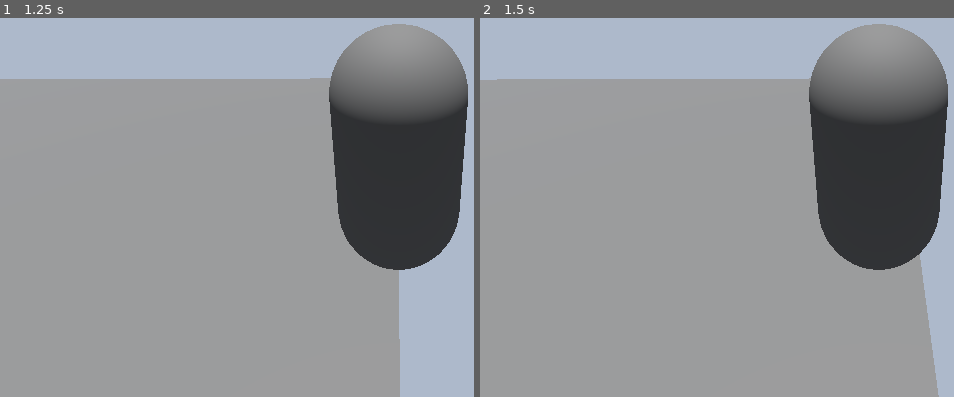
Above: before the commit, frames 1-2 (left to right).
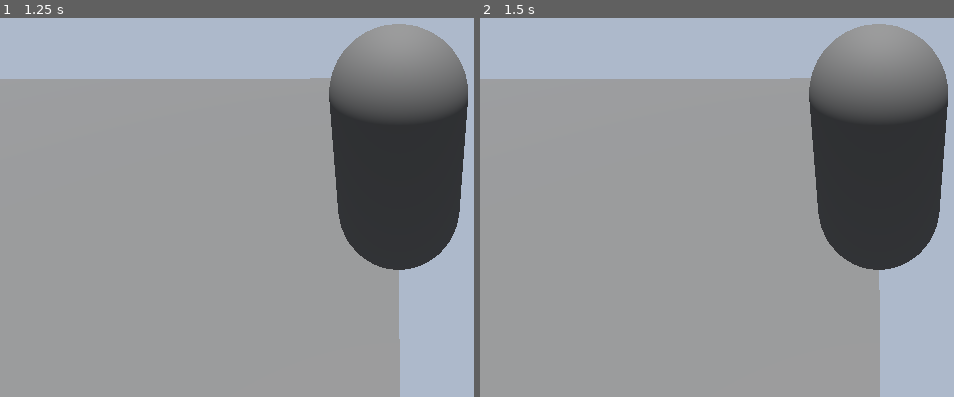
Above: after the commit, the same moments.

Repository: funhouse-ghoul/ChopShop
Game: Godot game, scene res://Scenes/1dMove.tscn
Same seed, same stepped clock (60 frames per second), same inputs: the game is played once before the commit and once after it. The project has no main scene, so this scene is started directly.
Inputs:
- Up to frame 1 (1.25 s): tap Enter at 0.5 s; hold Right (io+x) from 0.53 s (still down); tap Left (io-x) at 0.8 s
- Up to frame 2 (1.5 s): tap Space at 1.25 s; release Right (io+x) at 1.28 s; tap Left (io-x) at 1.35 s

Frame 1 is identical in both runs. In frame 2, 3.7% of the frame differs, in the area x 0-97%, y 15-100%.

Commit message:
finished 2d basic rotation

Diff:
--- a/Scenes/1dMove.tscn
+++ b/Scenes/1dMove.tscn
@@ -1,7 +1,7 @@
 [gd_scene format=3 uid="uid://v8yewte0cw5"]
 
 [ext_resource type="Environment" uid="uid://b4qygowk1fcof" path="res://Environments/BasicEnv.tres" id="1_pwn5b"]
-[ext_resource type="Script" uid="uid://c1glg4feps1eb" path="res://Scripts/player_path_follow.gd" id="2_5cvax"]
+[ext_resource type="Script" uid="uid://c1glg4feps1eb" path="res://Scripts/1d_player_mov.gd" id="2_5cvax"]
 
 [sub_resource type="PlaneMesh" id="PlaneMesh_kgtat"]
 size = Vector2(10, 10)
--- a/Scenes/2dMove.tscn
+++ b/Scenes/2dMove.tscn
@@ -1,6 +1,7 @@
 [gd_scene format=3 uid="uid://d14t6ngwavtp5"]
 
 [ext_resource type="Environment" uid="uid://b4qygowk1fcof" path="res://Environments/BasicEnv.tres" id="1_f04nv"]
+[ext_resource type="Script" uid="uid://dgpmbcntp0hpt" path="res://Scripts/2d_player_mov.gd" id="1_vqktc"]
 
 [sub_resource type="CapsuleMesh" id="CapsuleMesh_kgtat"]
 
@@ -12,12 +13,13 @@
 
 [node name="World" type="Node3D" unique_id=1415019361]
 
-[node name="Playercam" type="Camera3D" parent="." unique_id=215360606]
-transform = Transform3D(-4.0065174e-08, 0.39984143, -0.9165843, 1.7477626e-08, 0.9165843, 0.39984143, 1, -1.7763568e-15, -4.3711392e-08, -1.2724847, 2.9204473, 0.025782585)
-
 [node name="LightDummy" type="MeshInstance3D" parent="." unique_id=1297722043]
 transform = Transform3D(1, 0, 0, 0, 1, 0, 0, 0, 1, 0, 1.3013675, 0)
 mesh = SubResource("CapsuleMesh_kgtat")
+script = ExtResource("1_vqktc")
+
+[node name="Playercam" type="Camera3D" parent="LightDummy" unique_id=215360606]
+transform = Transform3D(-4.0065174e-08, 0.39984143, -0.9165843, 1.7477626e-08, 0.9165843, 0.39984143, 1, -1.7763568e-15, -4.3711392e-08, -2.1280668, 1.658468, 0.025782585)
 
 [node name="Environment" type="Node3D" parent="." unique_id=1587728660]
 
--- a/Scripts/player_path_follow.gd
+++ b/Scripts/1d_player_mov.gd
@@ -9,7 +9,7 @@
 # Called every frame. 'delta' is the elapsed time since the previous frame.
 func _process(delta: float) -> void:
 	if Input.is_action_pressed("io+x"):
-		progress+=prog_spd
+		progress+=prog_spd*delta
 	elif Input.is_action_pressed("io-x"):
-		progress-=prog_spd
+		progress-=prog_spd*delta
 	pass
--- /dev/null
+++ b/Scripts/2d_player_mov.gd
@@ -0,0 +1,18 @@
+extends MeshInstance3D
+
+@export var y_rot_spd := 1.0
+# Called when the node enters the scene tree for the first time.
+func _ready() -> void:
+	pass # Replace with function body.
+
+
+# Called every frame. 'delta' is the elapsed time since the previous frame.
+func _process(delta: float) -> void:
+	if Input.is_action_pressed("io+r"):
+		process_rotation(delta, -y_rot_spd)
+	elif Input.is_action_pressed("io-r"):
+		process_rotation(delta, y_rot_spd)
+	pass
+
+func process_rotation(delta, mag = y_rot_spd):
+	transform.basis = transform.basis.rotated(transform.basis.y, mag*delta)
--- a/project.godot
+++ b/project.godot
@@ -35,6 +35,18 @@
 , Object(InputEventKey,"resource_local_to_scene":false,"resource_name":"","device":-1,"window_id":0,"alt_pressed":false …(182 unchanged characters)…
 ]
 }
+io+r={
+"deadzone": 0.2,
+"events": [Object(InputEventKey,"resource_local_to_scene":false,"resource_name":"","device":-1,"window_id":0,"alt_pressed":false,"shift_pressed":false,"ctrl_pressed":false,"meta_pressed":false,"pressed":false,"keycode":0,"physical_keycode":68,"key_label":0,"unicode":100,"location":0,"echo":false,"script":null)
+, Object(InputEventKey,"resource_local_to_scene":false,"resource_name":"","device":-1,"window_id":0,"alt_pressed":false,"shift_pressed":false,"ctrl_pressed":false,"meta_pressed":false,"pressed":false,"keycode":0,"physical_keycode":4194321,"key_label":0,"unicode":0,"location":0,"echo":false,"script":null)
+]
+}
+io-r={
+"deadzone": 0.2,
+"events": [Object(InputEventKey,"resource_local_to_scene":false,"resource_name":"","device":-1,"window_id":0,"alt_pressed":false,"shift_pressed":false,"ctrl_pressed":false,"meta_pressed":false,"pressed":false,"keycode":0,"physical_keycode":65,"key_label":0,"unicode":97,"location":0,"echo":false,"script":null)
+, Object(InputEventKey,"resource_local_to_scene":false,"resource_name":"","device":-1,"window_id":0,"alt_pressed":false,"shift_pressed":false,"ctrl_pressed":false,"meta_pressed":false,"pressed":false,"keycode":0,"physical_keycode":4194319,"key_label":0,"unicode":0,"location":0,"echo":false,"script":null)
+]
+}
 
 [physics]
 
Renamed: Scripts/player_path_follow.gd.uid -> Scripts/1d_player_mov.gd.uid
Not shown, added: Scripts/2d_player_mov.gd.uid
